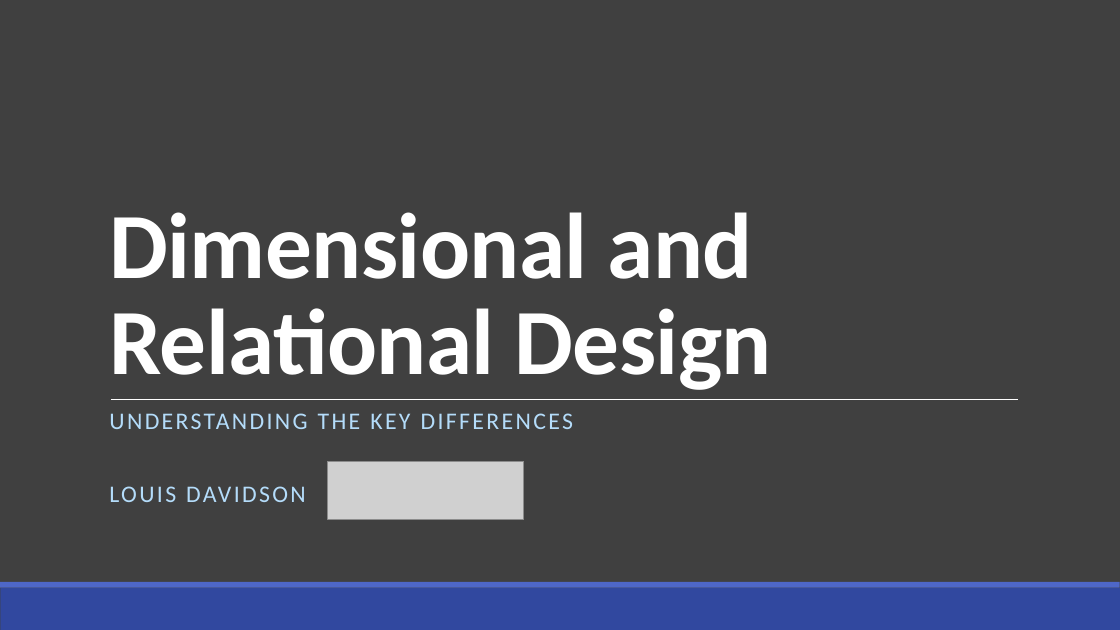
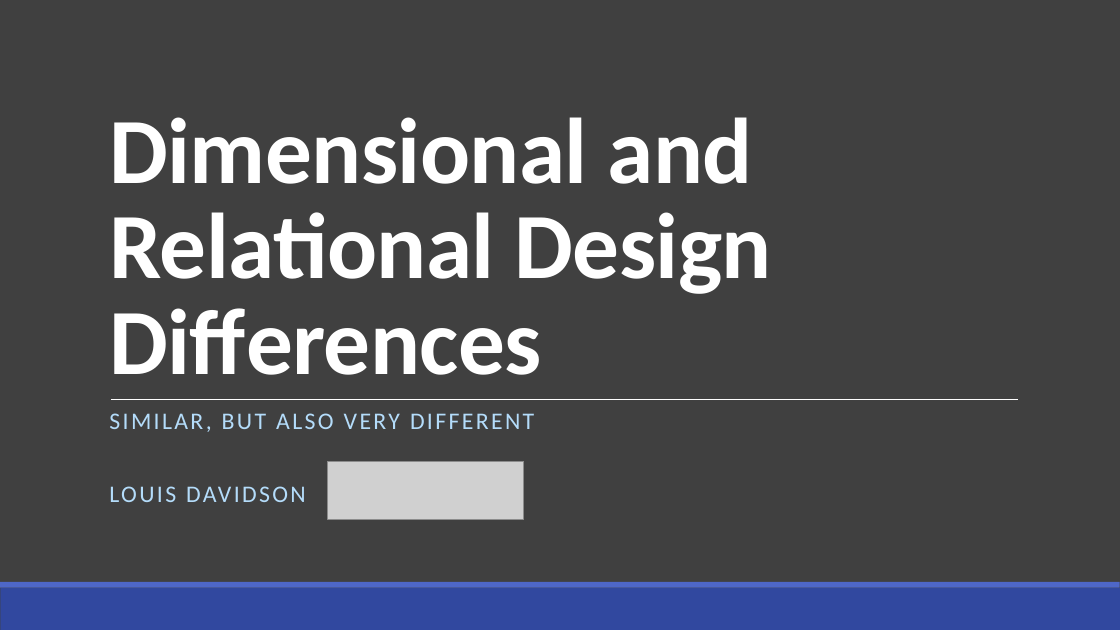
Before and after one commit to drsqlgithub/Presentation-Downloads, a slide deck: slide 1 of BI Versus Relational Design/Bi Versus Relational.pptx. Drawn at 1120x630 pixels with LibreOffice and Linux fonts; fonts in the diff are those of the drawing; grey boxes stand for pictures. Boxes give left, top, right and bottom in pixels: in the first picture for what was removed or moved away, otherwise in the second. Text is boxed around its words. In the diff, an @@ line names an element or a change of style, - is before the commit and + after.

```diff
--- a/BI Versus Relational Design/Bi Versus Relational.pptx
+++ b/BI Versus Relational Design/Bi Versus Relational.pptx
@@ title at <box>109,117,772,375</box>: text changed @@
-Dimensional and Relational Design
+Dimensional and Relational Design Differences
@@ subtitle at <box>109,413,534,432</box>: text changed @@
-UNDERSTANDING THE KEY DIFFERENCES
+SIMILAR, BUT ALSO VERY DIFFERENT
```
Also in this commit, not shown: 4 slides removed.
